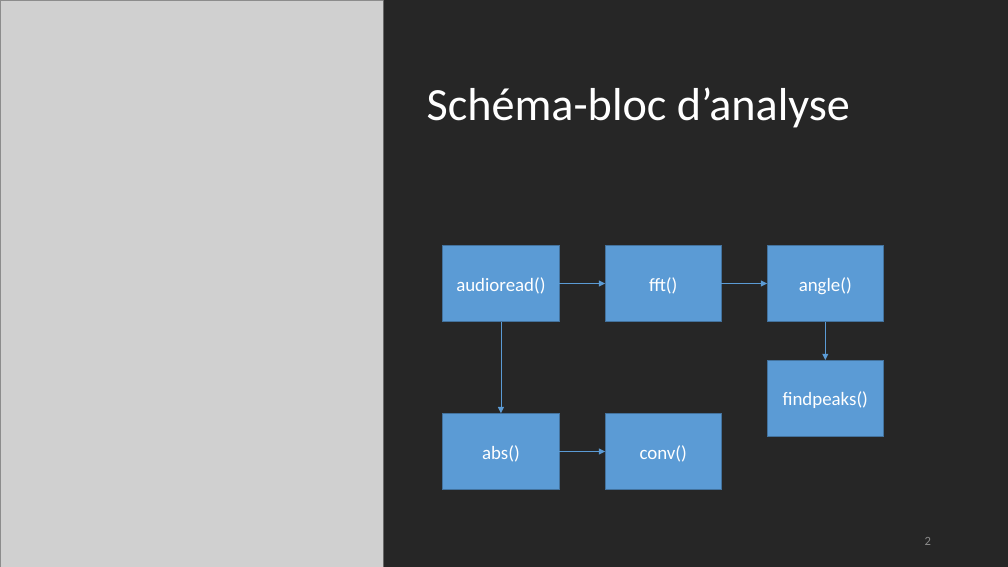
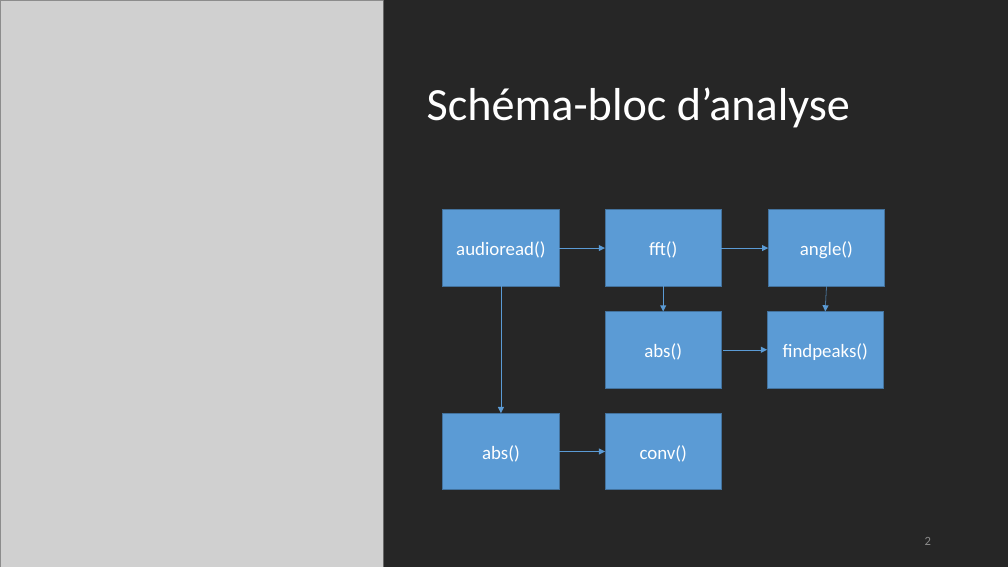
Before and after one commit to pgarneau/s4_app4, a slide deck: slide 2 of Présentation/Présentation_APP4S4.pptx. Drawn at 1008x567 pixels with LibreOffice and Linux fonts; fonts in the diff are those of the drawing; grey boxes stand for pictures. Boxes give left, top, right and bottom in pixels: in the first picture for what was removed or moved away, otherwise in the second. Text is boxed around its words. In the diff, an @@ line names an element or a change of style, - is before the commit and + after.

```diff
--- a/Présentation/Présentation_APP4S4.pptx
+++ b/Présentation/Présentation_APP4S4.pptx
@@ 3 rectangles, 2 arrows: place and size @@
-3 rectangles, 2 arrows at (443,245,884,321)
+3 rectangles, 2 arrows at (443,209,885,286)
@@ arrow moved from (501, 322) - (501, 414) to (501, 287) - (501, 414) @@
@@ arrow added from (663, 287) to (663, 312), #5B9BD5 0.5 pt @@
@@ arrow moved from (826, 322) - (826, 360) to (827, 287) - (826, 312) @@
@@ rectangle added at (605,312,721,388), fill #5B9BD5, outline #43739E 1 pt, 18 pt, text #FFFFFF @@
+abs()
@@ rectangle "findpeaks()": place and size @@
-rectangle "findpeaks()" at (768,360,884,436)
+rectangle "findpeaks()" at (768,312,884,388)
@@ arrow added from (724, 350) to (768, 350), #5B9BD5 0.5 pt @@
```
Also in this commit, not shown: 3 other slides changed, 2 other files.
